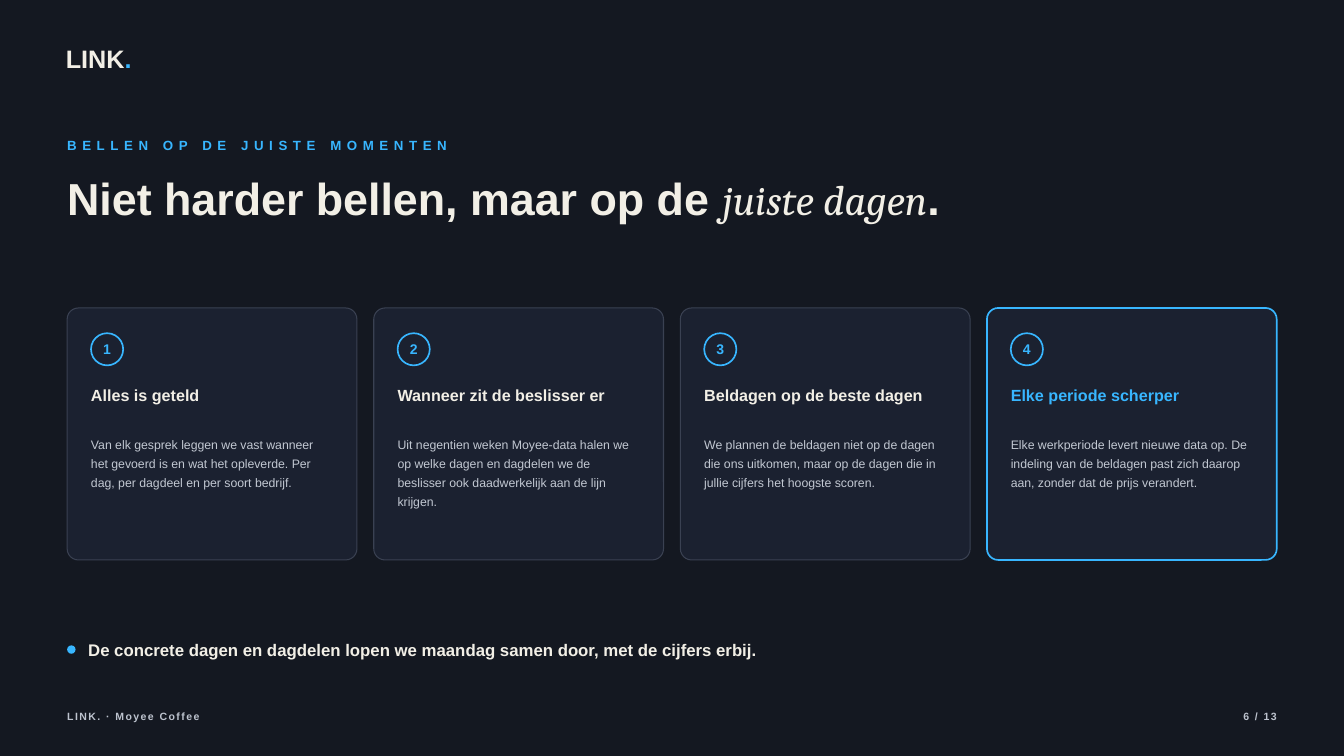
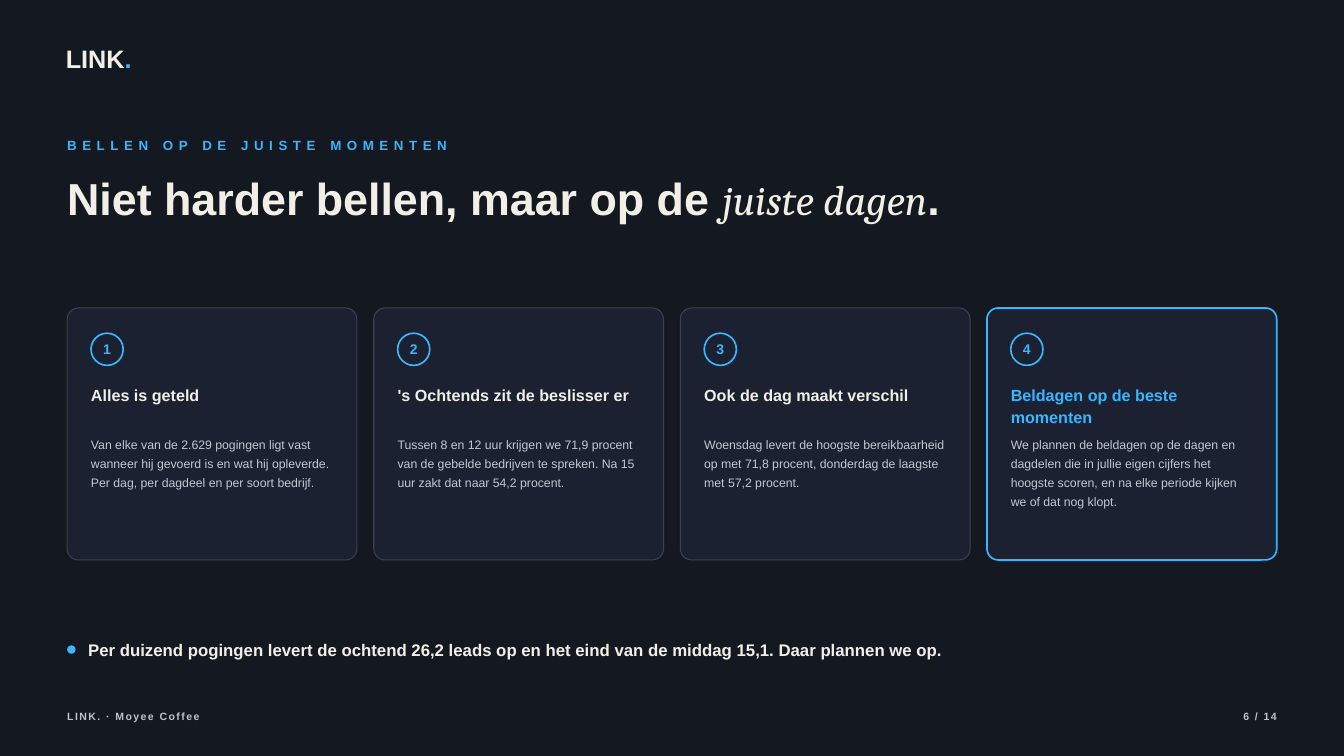
Before and after one commit to hens-lang/Test, a slide deck: slide 6 of output/LINK. voorstel Moyee Coffee.pptx. Drawn at 1344x756 pixels with LibreOffice and Linux fonts; fonts in the diff are those of the drawing. Boxes give left, top, right and bottom in pixels: in the first picture for what was removed or moved away, otherwise in the second. Text is boxed around its words. In the diff, an @@ line names an element or a change of style, - is before the commit and + after.

```diff
--- a/output/LINK. voorstel Moyee Coffee.pptx
+++ b/output/LINK. voorstel Moyee Coffee.pptx
@@ text at [398, 389, 629, 401]: text changed @@
-Wanneer zit de beslisser er
+'s Ochtends zit de beslisser er
@@ text at [704, 389, 908, 405]: text changed @@
-Beldagen op de beste dagen
+Ook de dag maakt verschil
@@ text at [1011, 389, 1177, 423]: text changed @@
-Elke periode scherper
+Beldagen op de beste momenten
@@ text at [91, 440, 329, 490]: text changed @@
-Van elk gesprek leggen we vast wanneer het gevoerd is en wat het opleverde. Per dag, per dagdeel en per soort bedrijf.
+Van elke van de 2.629 pogingen ligt vast wanneer hij gevoerd is en wat hij opleverde. Per dag, per dagdeel en per soort bedrijf.
@@ text at [398, 440, 635, 490]: text changed @@
-Uit negentien weken Moyee-data halen we op welke dagen en dagdelen we de beslisser ook daadwerkelijk aan de lijn krijgen.
+Tussen 8 en 12 uur krijgen we 71,9 procent van de gebelde bedrijven te spreken. Na 15 uur zakt dat naar 54,2 procent.
@@ text at [704, 440, 944, 490]: text changed @@
-We plannen de beldagen niet op de dagen die ons uitkomen, maar op de dagen die in jullie cijfers het hoogste scoren.
+Woensdag levert de hoogste bereikbaarheid op met 71,8 procent, donderdag de laagste met 57,2 procent.
@@ text at [1011, 440, 1236, 509]: text changed @@
-Elke werkperiode levert nieuwe data op. De indeling van de beldagen past zich daarop aan, zonder dat de prijs verandert.
+We plannen de beldagen op de dagen en dagdelen die in jullie eigen cijfers het hoogste scoren, en na elke periode kijken we of dat nog klopt.
@@ text at [88, 644, 941, 660]: text changed @@
-De concrete dagen en dagdelen lopen we maandag samen door, met de cijfers erbij.
+Per duizend pogingen levert de ochtend 26,2 leads op en het eind van de middag 15,1. Daar plannen we op.
@@ text at [1243, 713, 1277, 720]: text changed @@
-6 / 13
+6 / 14
```
Also in this commit, not shown: 12 other slides changed, 1 slide added, 27 other files.
